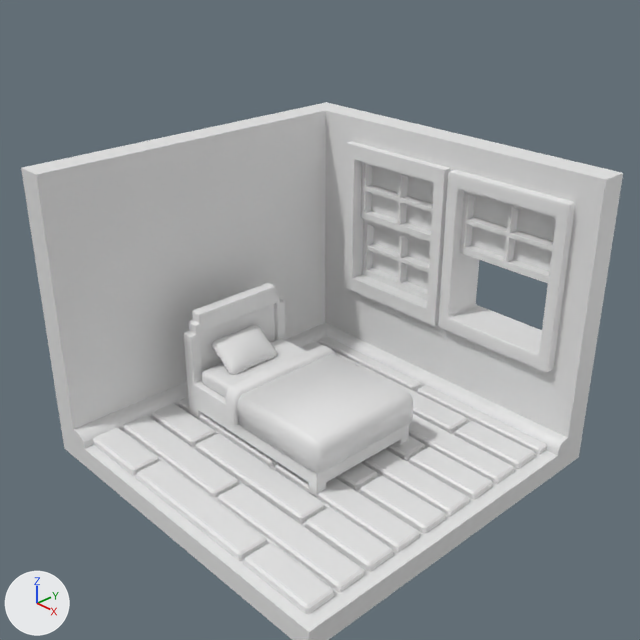
Renders of the Blender file room.blend from each side of a commit.
The view is the same before and after, from the file's camera 'Camera'. The axes (+X, +Y, +Z) are drawn at lower left. The lights are the same throughout.

The first picture shows 'bed', 'bed frame', 'floor_tiles', 'pillow', 'room', 'sheets', 'side_wall', 'window frame left', 'window frame left2', 'window frame left3', 'window frame right', 'window frame right2'.
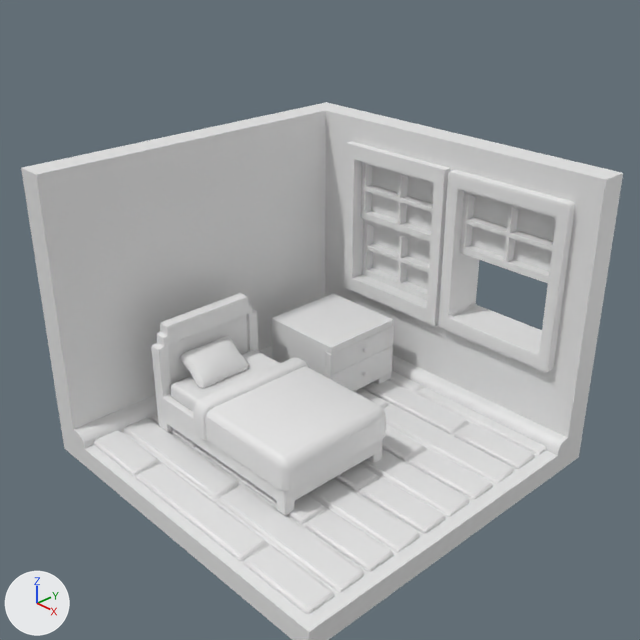
Edits to the bpy script that builds the scene:
```text
Change me_cube_006:
    where me_cube_006.from_pydata(...)  # 46 vertices, 38 faces; spans x -0.95..0.95, y -0.95..-0.57, z -0.01..0.09
    used by ob_floor_tiles; location = (0.15, -0.19, 0.28); rotation_euler = (-0.0000802, 0.0198, 0.000656), in degrees (0, 1.1, 0); scale = (2.27, 2.27, 1.81)
    me_cube_006 part 1: the whole mesh is moved by (0.0, 0.0, -0.01)
Change me_cube_001:
    where me_cube_001.from_pydata(...)  # 240 vertices, 229 faces; spans x -0.32..1.12, y -1.21..1.21, z -0.32..0.08
    used by ob_sheets; location = (-0.28, -0.15, 1.1); scale = (1.2, 0.759, 1.2)
    me_cube_001 part 2: edges marked sharp go from 0 to 89
Add me_cube_004:
    me_cube_004.from_pydata(...)  # a box spanning x -0.2934..-0.1668, y -0.2934..-0.1668, z -0.5428..-0.486
    me_cube_004.polygons.foreach_set('use_smooth', [True] * 6)
Add me_cube_003:
    me_cube_003.from_pydata(...)  # 92 vertices, 84 faces; spans x -0.291..0.291, y -0.296..0.296, z -0.257..0.257
    me_cube_003.polygons.foreach_set('use_smooth', [True] * 84)
Change ob_bed:
    ob_bed.location: (-0.28, -0.15, 1.1) -> (-0.28, -0.66, 1.1)
Change ob_bed_frame:
    ob_bed_frame.location: (-0.69, -0.15, 0.89) -> (-0.69, -0.66, 0.89)
Change ob_sheets:
    ob_sheets.location: (-0.28, -0.15, 1.1) -> (-0.28, -0.66, 1.1)
Change ob_pillow:
    ob_pillow.location: (-1.24, -0.25, 1.22) -> (-1.24, -0.76, 1.22)
Add ob_table_leg:
    ob_table_leg = bpy.data.objects.new('table leg', me_cube_004)
    ob_table_leg.location = (-0.94, 1.14, 1.29)
    ob_table_leg.scale = (2.15, 2.15, 1.72)
    _m = ob_table_leg.modifiers.new('Bevel', 'BEVEL')
    _m.width = 0.005
    _m.width_pct = 0.005
    _m.segments = 3
    _m = ob_table_leg.modifiers.new('Mirror', 'MIRROR')
    _m.use_axis = (True, True, False)
Add ob_table:
    ob_table = bpy.data.objects.new('table', me_cube_003)
    ob_table.location = (-0.94, 1.14, 0.89)
    ob_table.scale = (2.15, 2.15, 1.72)
    _m = ob_table.modifiers.new('Bevel', 'BEVEL')
    _m.width = 0.005
    _m.width_pct = 0.005
    _m.segments = 3
```

Pixel boxes [x1, y1, x2, y2] of what changed, in the pictures (640 x 640 px):
'floor_tiles', mesh moved
    before: [93, 336, 547, 614]
    after: [93, 371, 546, 614]
'sheets', moved
    before: [225, 345, 413, 473]
    after: [193, 357, 386, 491]
'bed frame', moved
    before: [184, 283, 409, 497]
    after: [151, 293, 382, 516]
'table', added
    after: [271, 293, 394, 391]
'pillow', moved
    before: [211, 325, 277, 375]
    after: [181, 337, 249, 388]
'bed', moved
    before: [202, 338, 307, 398]
    after: [171, 350, 280, 412]
'table leg', added
    after: [374, 373, 391, 384]
